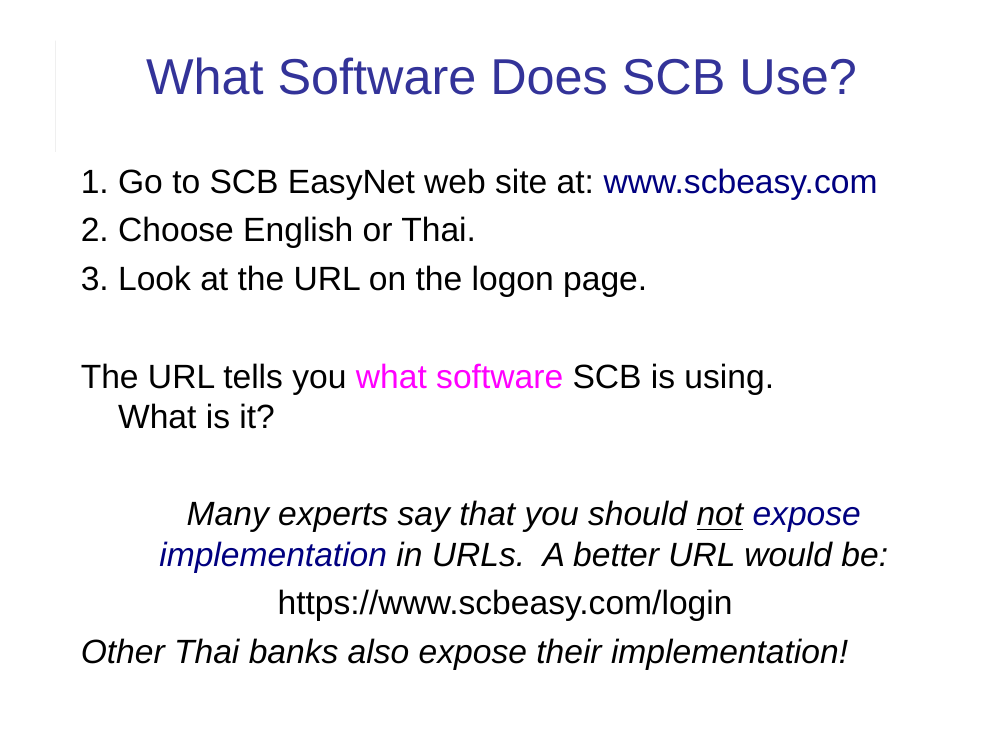
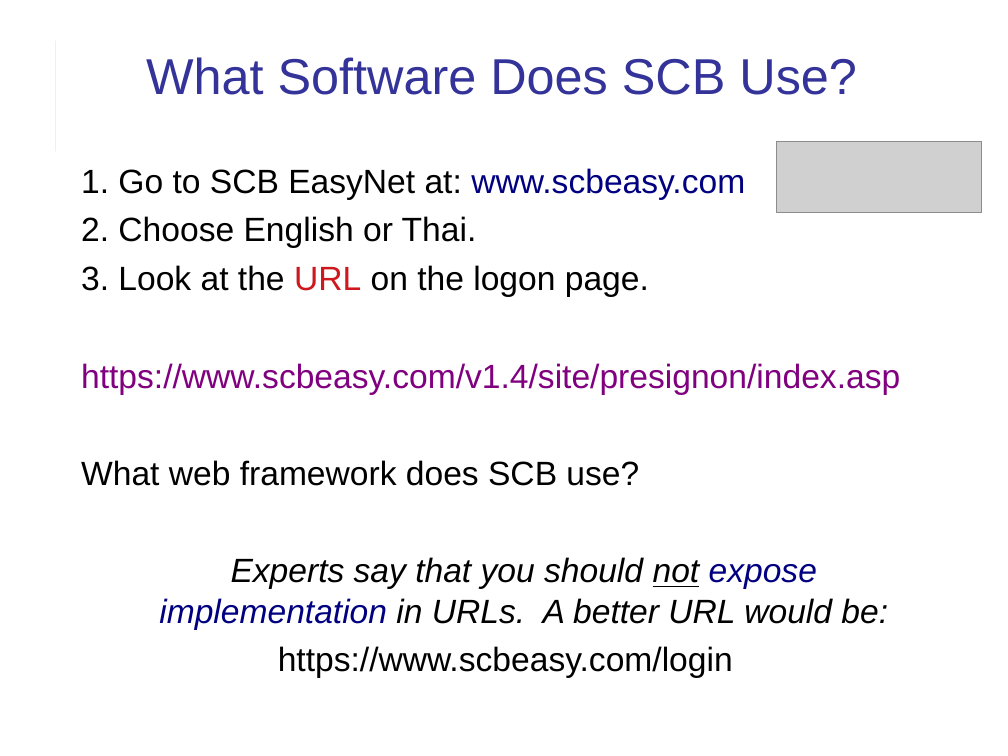
Before and after one commit to cpske/ISP, a slide deck: slide 13 of web/Web-Apps-and-Web-Servers.ppt (slide 11 before the commit). Drawn at 1008x756 pixels with LibreOffice and Linux fonts; fonts in the diff are those of the drawing; grey boxes stand for pictures. Boxes give left, top, right and bottom in pixels: in the first picture for what was removed or moved away, otherwise in the second. Text is boxed around its words. In the diff, an @@ line names an element or a change of style, - is before the commit and + after.

```diff
--- a/web/Web-Apps-and-Web-Servers.ppt
+++ b/web/Web-Apps-and-Web-Servers.ppt
@@ picture added at (x1=776, y1=141, x2=982, y2=213) @@
@@ text at (x1=81, y1=168, x2=745, y2=200): text changed @@
-1. Go to SCB EasyNet web site at: www.scbeasy.com
+1. Go to SCB EasyNet at: www.scbeasy.com
@@ text at (x1=81, y1=265, x2=649, y2=297): text colour #000000 to #CE181E in "URL" @@
@@ text at (x1=81, y1=363, x2=900, y2=630): text changed; italic off @@
-The URL tells you what software SCB is using.
-What is it?
-Many experts say that you should not expose implementation in URLs. A better URL would be:
+https://www.scbeasy.com/v1.4/site/presignon/index.asp
+What web framework does SCB use?
+Experts say that you should not expose implementation in URLs. A better URL would be:
@@ text at (x1=81, y1=638, x2=848, y2=670): paragraph removed @@
-Other Thai banks also expose their implementation!
```
Also in this commit, not shown: 7 other slides changed, 10 slides added, 7 slides removed, 4 other files.
